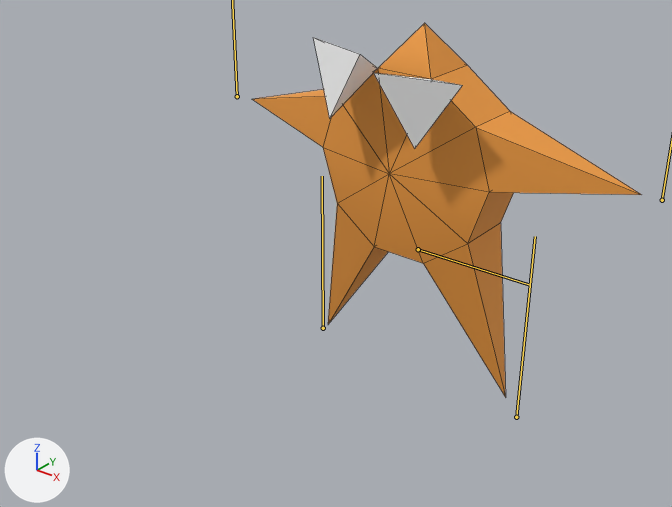
The FBX model fbx/star.fbx: old version first, new version second.
One viewpoint serves both versions: a camera (50 mm lens) standing at (0.01311, -0.01998, 0.0087) and looking at (-0.00039, -0.00311, -0.00176). The axes (+X, +Y, +Z) are drawn at lower left. The lights are the same throughout. The bones that change are drawn over the model as lines. Mesh edges are drawn as thin lines.

Names of what the first picture shows: 'star01'.
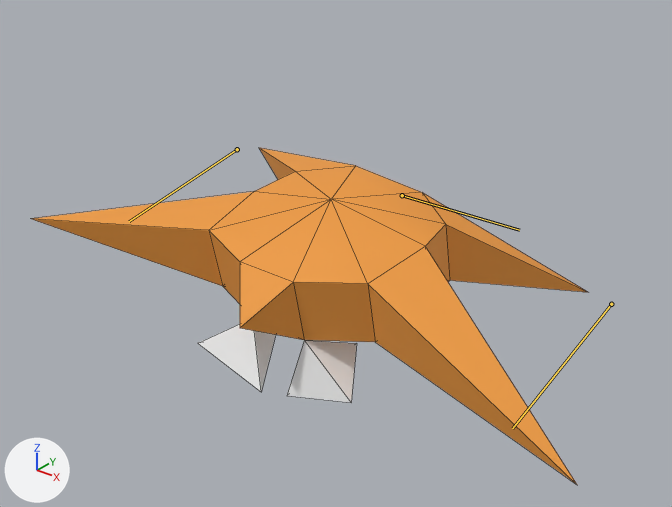
The newer file adds an action. The first version stands in its rest pose; the second is drawn at frame 7 of the action 'DIE'.

Pixel boxes [x1, y1, x2, y2] of what changed, in the pictures (672 x 507 px):
'star01', posed (43% wider, 10% shorter)
    before: [253, 23, 641, 397]
    after: [32, 148, 587, 484]
bone 'joint1', root to tip
    before: (418, 249) to (530, 285)
    after: (402, 195) to (519, 230)
bone 'joint6', root to tip
    before: (516, 417) to (535, 236)
    after: (611, 304) to (512, 428)
bone 'joint4', root to tip
    before: (323, 328) to (322, 176)
    after: (237, 149) to (129, 221)

Diff of the bpy script that builds the scene:
```diff
--- a/fbx/star.fbx.py
+++ b/fbx/star.fbx.py
@@ bone_joint1 @@
 bone_joint1 = bpy.data.objects['star'].pose.bones['joint1']
-bone_joint1.location = (0.0, 0.0, 0.0)
-bone_joint1.rotation_quaternion = (1.0, 0.0, 0.0, 0.0)  # degrees (0, 0, 0)
+bone_joint1.location = (0.192, 0.001, -0.089)
+bone_joint1.rotation_quaternion = (0.632, -0.005, 0.775, 0.0)  # degrees (2, 102, 2)
@@ bone_joint6 @@
 bone_joint6 = bpy.data.objects['star'].pose.bones['joint6']  # child of 'joint5'
-bone_joint6.location = (0.0, 0.0, 0.0)
+bone_joint6.location = (0.123, 0.128, 0.386)
@@ bone_joint4 @@
 bone_joint4 = bpy.data.objects['star'].pose.bones['joint4']  # child of 'joint3'
-bone_joint4.location = (0.0, 0.0, 0.0)
+bone_joint4.location = (-0.611, 0.076, 0.249)
@@ bone_joint8 @@
 bone_joint8 = bpy.data.objects['star'].pose.bones['joint8']  # child of 'joint7'
-bone_joint8.location = (0.0, 0.0, 0.0)
+bone_joint8.location = (0.0, 0.555, -0.222)
@@ bone_joint10 @@
 bone_joint10 = bpy.data.objects['star'].pose.bones['joint10']  # child of 'joint9'
-bone_joint10.location = (0.0, 0.0, 0.0)
+bone_joint10.location = (0.205, 0.249, 0.251)
```
